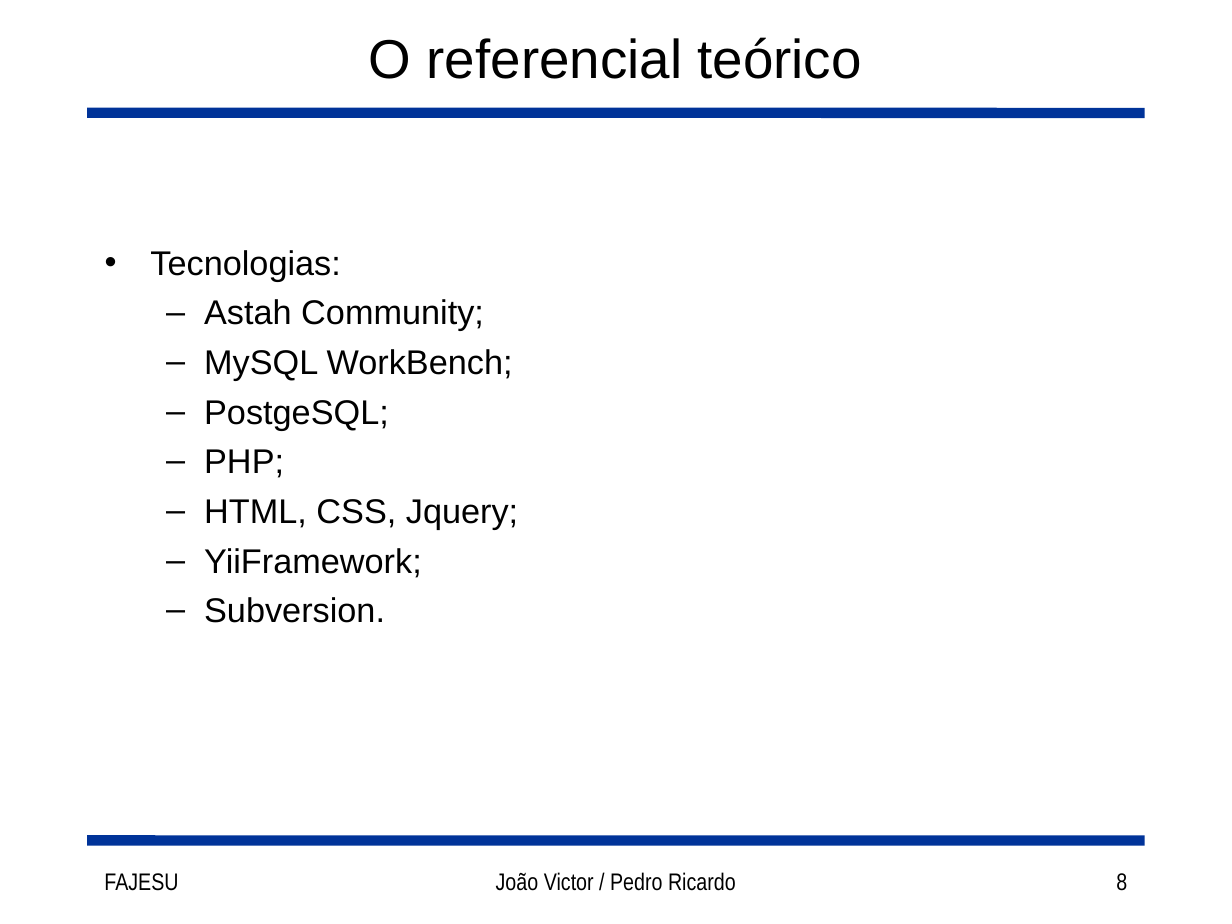
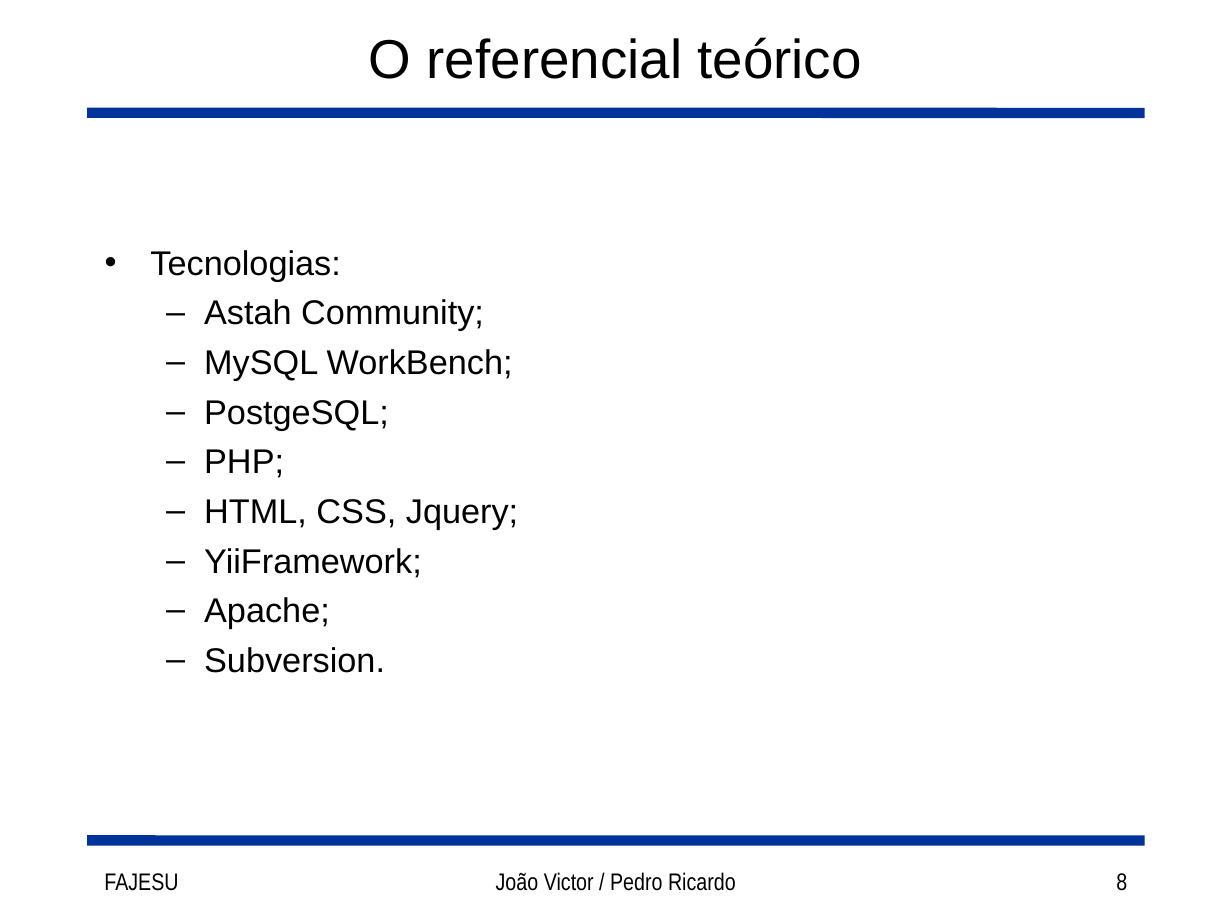
Before and after one commit to joaorocha/tcc-got-v1, a slide deck: slide 8 of docs/Slides.ppt. Drawn at 1232x924 pixels with LibreOffice and Linux fonts; fonts in the diff are those of the drawing. Boxes give left, top, right and bottom in pixels: in the first picture for what was removed or moved away, otherwise in the second. Text is boxed around its words. In the diff, an @@ line names an element or a change of style, - is before the commit and + after.

```diff
--- a/docs/Slides.ppt
+++ b/docs/Slides.ppt
@@ text at <box>204,597,330,629</box>: paragraph added @@
+  – Apache;
```
Also in this commit, not shown: 9 other slides changed, 1 other file.
